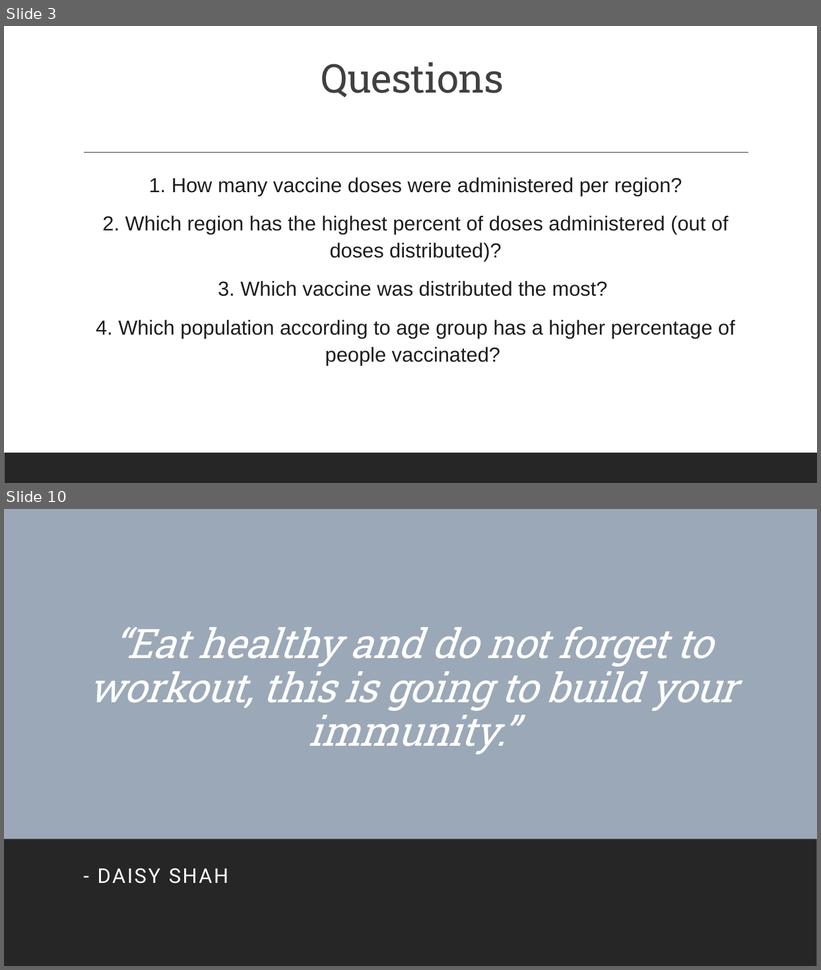
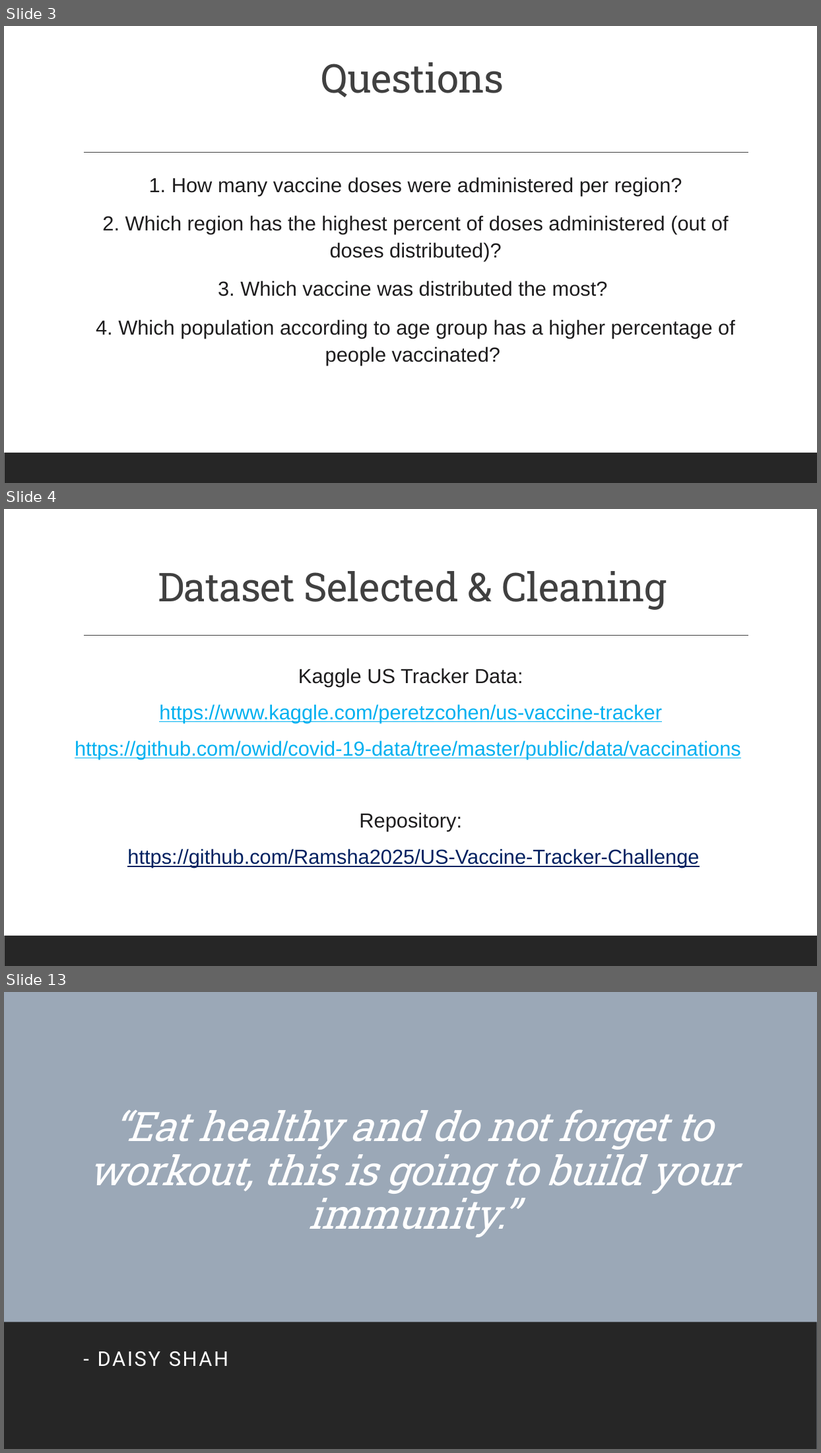
Before and after one commit to Ramsha2025/US-Vaccine-Tracker-Challenge, a slide deck: US Vaccine Tracker.pptx. Shown one above the other, each under a label of ours: slides 3 and 10 before the commit, slides 3, 4 and 13 after it; the slides between them are not shown. The pictures are 821x970 and 821x1453 pixels, drawn with LibreOffice and Linux fonts; fonts in the diff are those of the drawing. Boxes give left, top, right and bottom in pixels: in the first picture for what was removed or moved away, otherwise in the second. Text is boxed around its words. In the diff, an @@ line names an element or a change of style, - is before the commit and + after.

```diff
--- a/US Vaccine Tracker.pptx
+++ b/US Vaccine Tracker.pptx
@@ slide 4 added at bbox=[4, 509, 817, 966], background #FFFFFF; not listed: 2 template elements that a slide beside it also shows @@
@@ title added at bbox=[158, 571, 667, 610], 47 pt, text #404040 @@
+Dataset Selected & Cleaning
@@ text added at bbox=[75, 668, 741, 868], 24 pt, text #00B0F0, underline @@
+  Kaggle US Tracker Data:
+  https://www.kaggle.com/peretzcohen/us-vaccine-tracker
+  https://github.com/owid/covid-19-data/tree/master/public/data/vaccinations
+  Repository:
+  https://github.com/Ramsha2025/US-Vaccine-Tracker-Challenge
@@ what was slide 10 is now slide 13 @@
```
Also in this commit, not shown: 6 slides changed, 3 other slides added, 1 slide removed.
